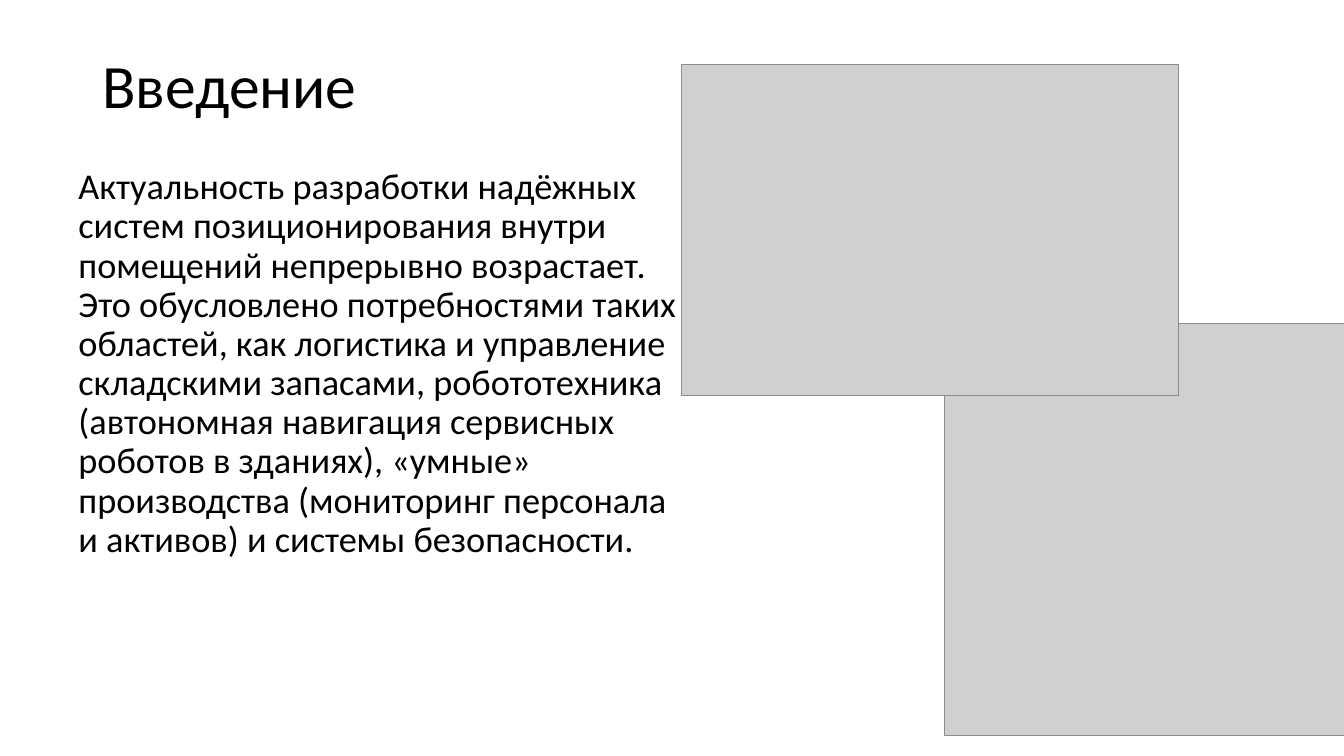
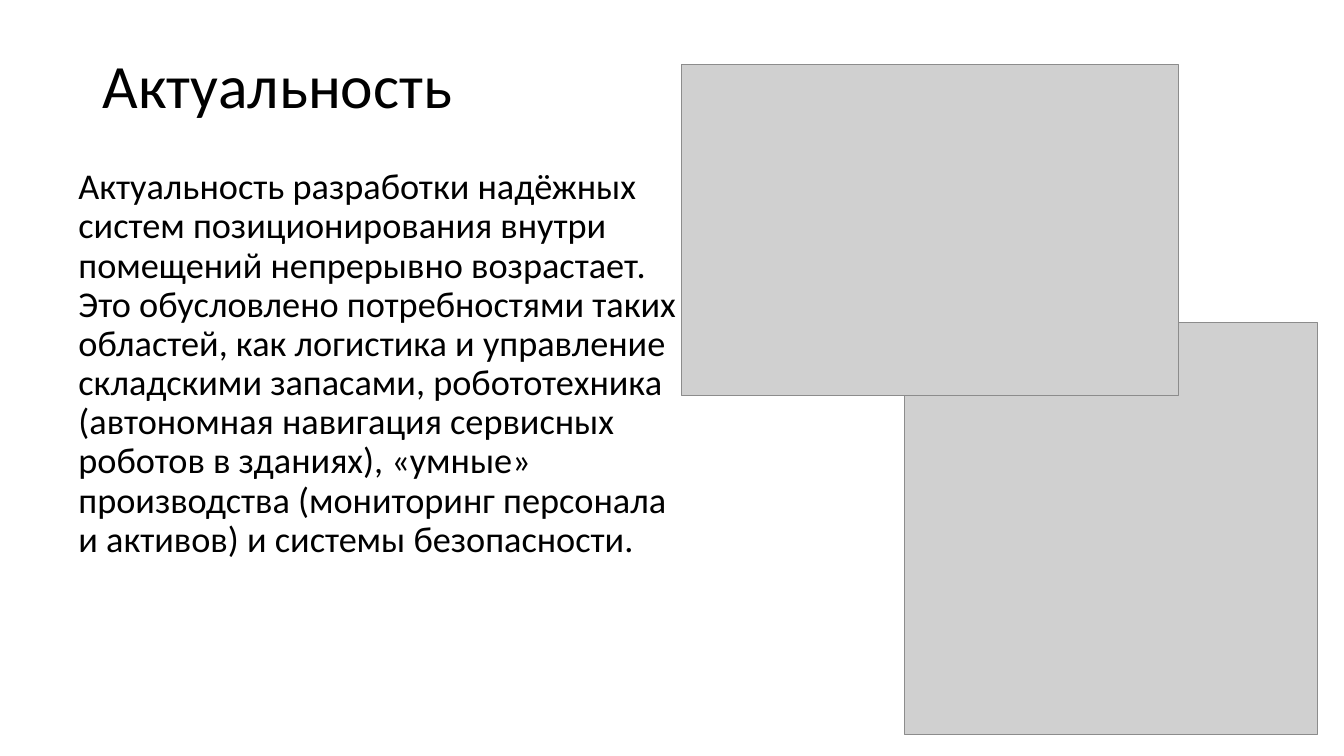
Before and after one commit to SuperB-GitHub/CyberGarden_2025, a slide deck: slide 2 of media/Научная работа/Разработка системы позиционирования внутри помещения.pptx (slide 3 before the commit). Drawn at 1344x756 pixels with LibreOffice and Linux fonts; fonts in the diff are those of the drawing; grey boxes stand for pictures. Boxes give left, top, right and bottom in pixels: in the first picture for what was removed or moved away, otherwise in the second. Text is boxed around its words. In the diff, an @@ line names an element or a change of style, - is before the commit and + after.

```diff
--- a/media/Научная работа/Разработка системы позиционирования внутри помещения.pptx
+++ b/media/Научная работа/Разработка системы позиционирования внутри помещения.pptx
@@ title at bbox=[102, 68, 452, 118]: text changed @@
-Введение
+Актуальность
@@ picture: place and size @@
-picture at bbox=[945, 324, 1344, 736]
+picture at bbox=[905, 323, 1318, 735]
```
Also in this commit, not shown: 1 slide removed, 1 other file.
